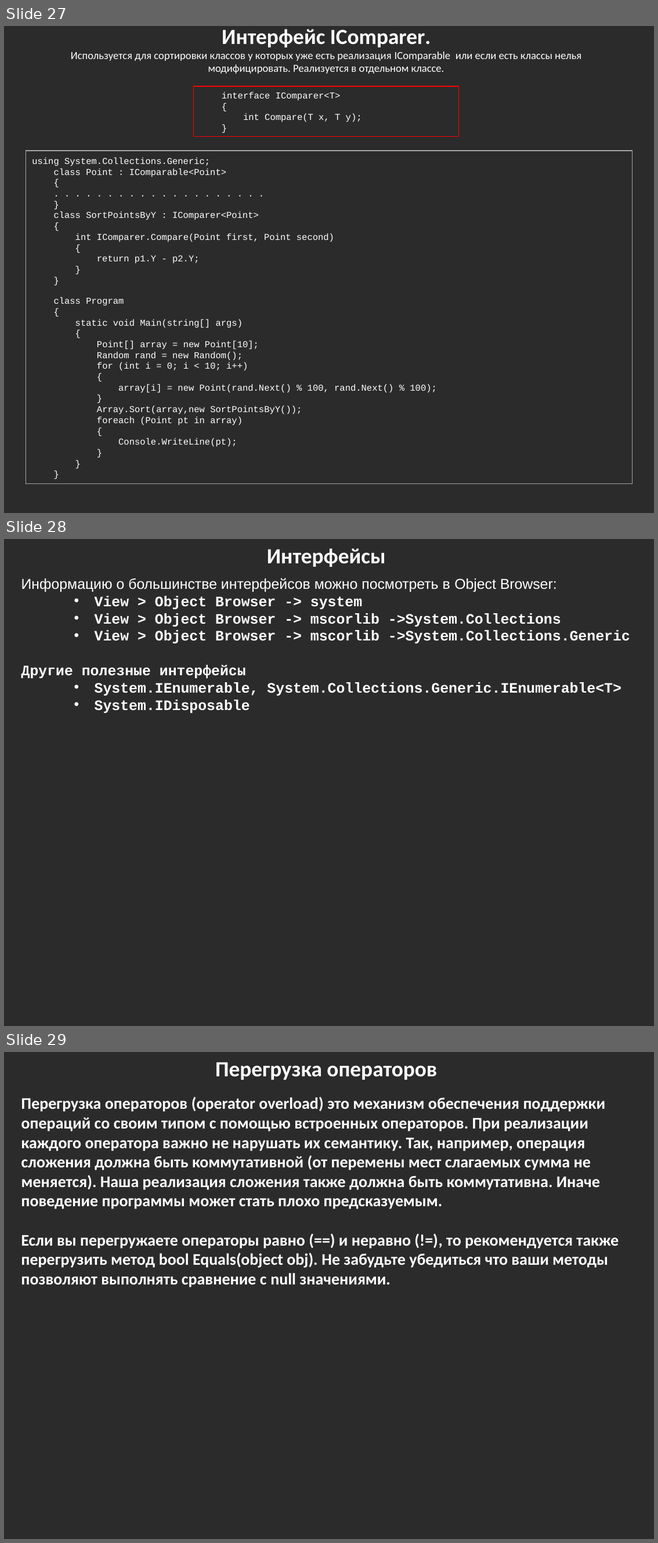
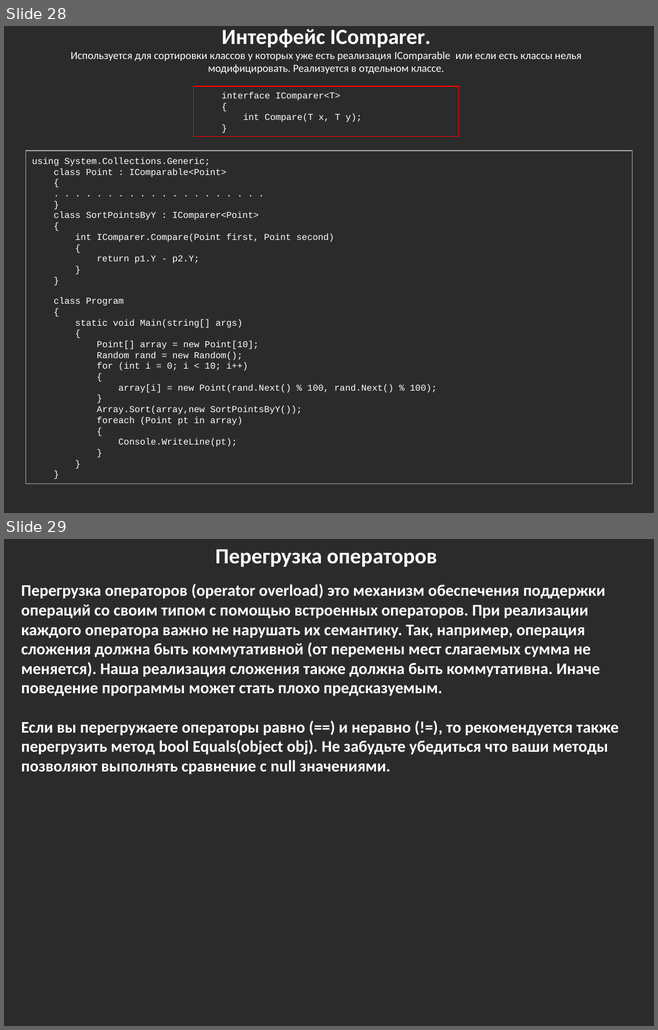
Before and after one commit to bazile/Training, a slide deck: Presentation/lesson-02-oop.pptx. Shown one above the other, each under a label of ours: slides 27, 28 and 29 before the commit, slides 28 and 29 after it. The pictures are 658x1543 and 658x1030 pixels, drawn with LibreOffice and Linux fonts; fonts in the diff are those of the drawing; background and template pictures are left out; a plain dark background stands for a picture behind light text. Boxes give left, top, right and bottom in pixels: in the first picture for what was removed or moved away, otherwise in the second. Text is boxed around its words. In the diff, an @@ line names an element or a change of style, - is before the commit and + after.

```diff
--- a/Presentation/lesson-02-oop.pptx
+++ b/Presentation/lesson-02-oop.pptx
@@ slide 28 removed at (x1=4, y1=539, x2=654, y2=1026), background picture (left out) @@
@@ text removed at (x1=267, y1=548, x2=386, y2=567) @@
-Интерфейсы
@@ text removed at (x1=21, y1=578, x2=630, y2=713) @@
-Информацию о большинстве интерфейсов можно посмотреть в Object Browser:
-  • View > Object Browser -> system
-  • View > Object Browser -> mscorlib ->System.Collections
-  • View > Object Browser -> mscorlib ->System.Collections.Generic
-Другие полезные интерфейсы
-  • System.IEnumerable, System.Collections.Generic.IEnumerable<T>
-  • System.IDisposable
@@ what was slide 27 is now slide 28 @@
```
Also in this commit, not shown: 1 slide changed, 1 slide added.
